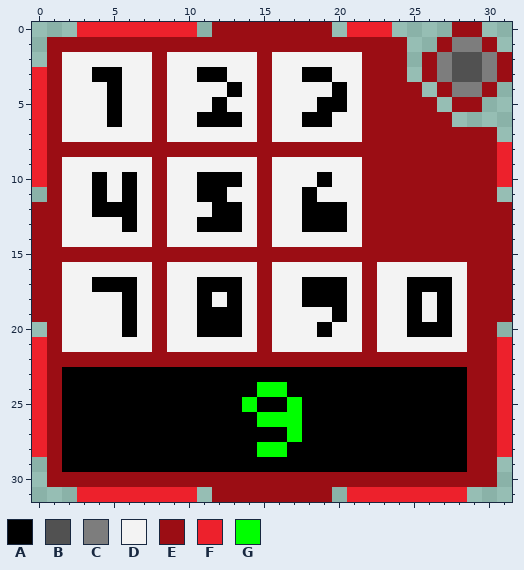
Two versions of one pixel-art sprite, Icons/Forget Us Not.png. This is how it looked before the edit.
The file is 32x32 pixels. Colours within 5 levels of each other are drawn and written as one.
Palette (. is transparent): A #000000  B #515151  C #7d7d7d  D #f3f3f3  E #9b0d14  F #ed212c  G #00ff00
The same view after the edit:
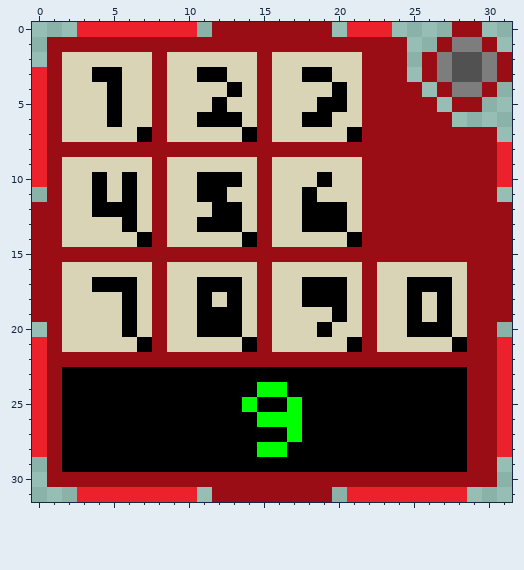
The edit:
colour D: #f3f3f3 -> #d9d4b6
y 7: x 7 D -> A; x 14 D -> A; x 21 D -> A
y 14: x 7 D -> A; x 14 D -> A; x 21 D -> A
y 21: x 7 D -> A; x 14 D -> A; x 21 D -> A; x 28 D -> A
Where, in picture pixels (left, top, right, bottom), the same in both pictures:
changed: (62, 52, 467, 352)
